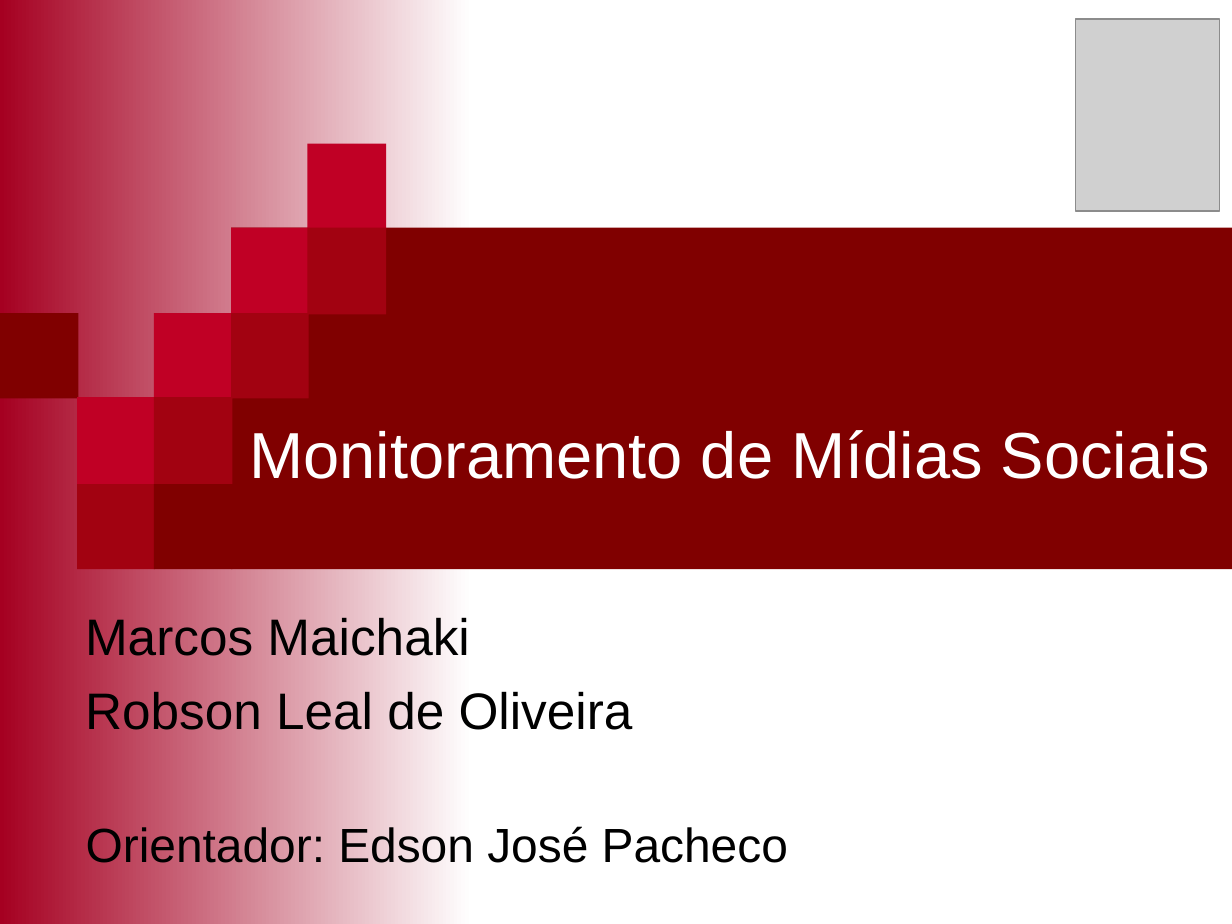
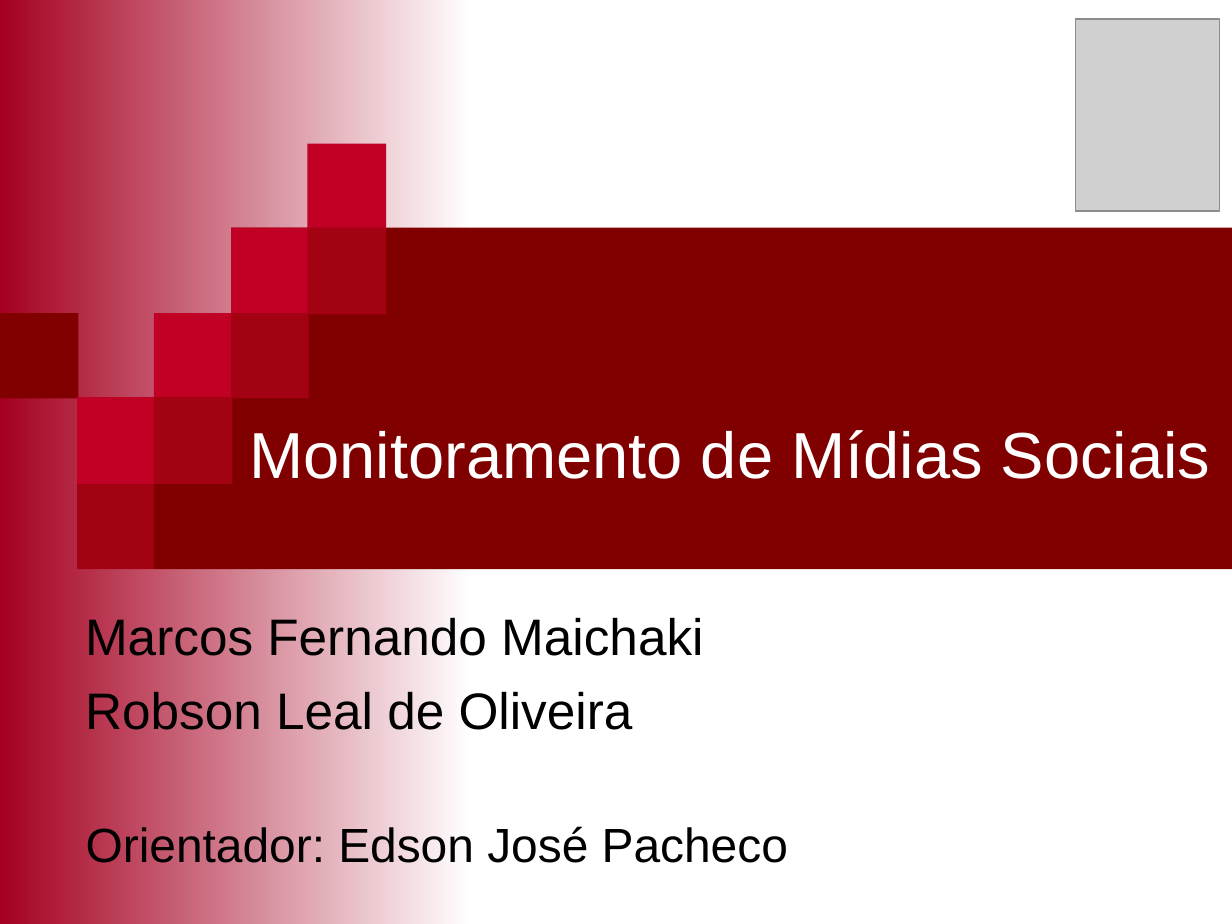
Before and after one commit to mfernado/my-project-socialmonitor, a slide deck: slide 1 of Artigo/Monitoramento de mídias Sociais - Marcos e Robson.ppt. Drawn at 1232x924 pixels with LibreOffice and Linux fonts; fonts in the diff are those of the drawing; grey boxes stand for pictures. Boxes give left, top, right and bottom in pixels: in the first picture for what was removed or moved away, otherwise in the second. Text is boxed around its words. In the diff, an @@ line names an element or a change of style, - is before the commit and + after.

```diff
--- a/Artigo/Monitoramento de mídias Sociais - Marcos e Robson.ppt
+++ b/Artigo/Monitoramento de mídias Sociais - Marcos e Robson.ppt
@@ subtitle at (x1=85, y1=614, x2=703, y2=665): text changed @@
-Marcos Maichaki
+Marcos Fernando Maichaki
```
Also in this commit, not shown: 8 slides added, 3 slides removed.
